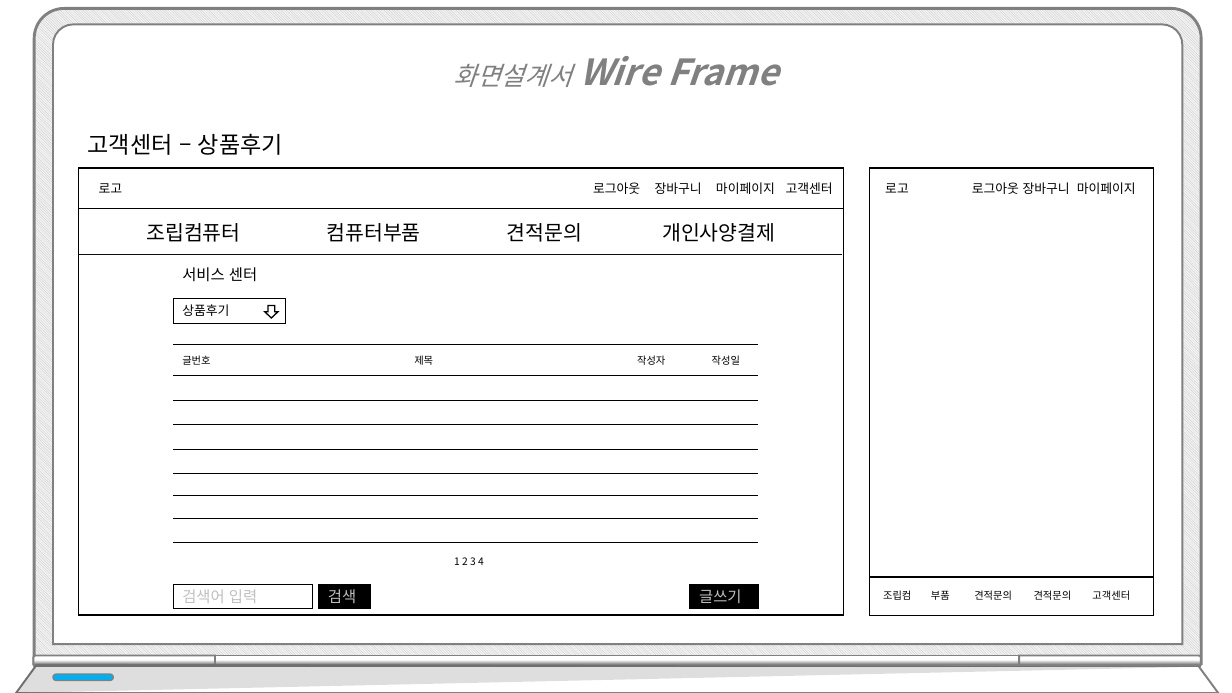
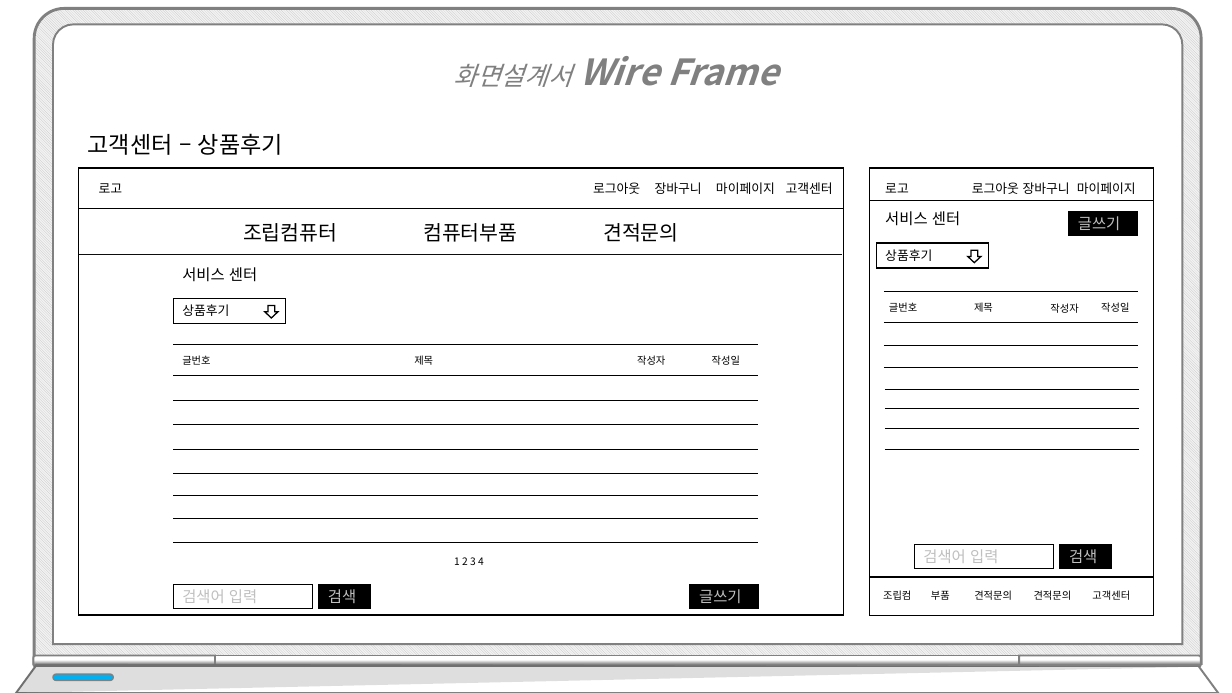
Before and after one commit to hhsw07/ezen-academy-projects, a slide deck: slide 15 of WebContent/khj/5차 컴퓨터판매.pptx. Drawn at 1232x693 pixels with LibreOffice and Linux fonts; fonts in the diff are those of the drawing. Boxes give left, top, right and bottom in pixels: in the first picture for what was removed or moved away, otherwise in the second. Text is boxed around its words. In the diff, an @@ line names an element or a change of style, - is before the commit and + after.

```diff
--- a/WebContent/khj/5차 컴퓨터판매.pptx
+++ b/WebContent/khj/5차 컴퓨터판매.pptx
@@ line added from (870, 201) to (1153, 201), #000000 0.5 pt @@
@@ text at <box>243,223,678,242</box>: text changed @@
-조립컴퓨터 컴퓨터부품 견적문의 개인사양결제
+조립컴퓨터 컴퓨터부품 견적문의
@@ text added at <box>885,211,960,226</box>, 12 pt, text #000000 @@
+서비스 센터
@@ rectangle added at <box>1069,212,1138,236</box>, fill #000000, outline #000000 1 pt, 12 pt, text #BFBFBF @@
+글쓰기
@@ rectangle added at <box>876,243,989,268</box>, fill #FFFFFF, outline #000000 1 pt, 10 pt, text #000000 @@
+상품후기
@@ down arrow added at <box>968,250,981,263</box>, fill #FFFFFF, outline #000000 1 pt @@
@@ line added from (884, 291) to (1138, 291), #000000 0.5 pt @@
@@ line added from (884, 323) to (1138, 323), #000000 0.5 pt @@
@@ text added at <box>889,302,917,312</box>, 8 pt, text #000000 @@
+글번호
@@ text added at <box>974,302,993,312</box>, 8 pt, text #000000 @@
+제목
@@ text added at <box>1050,303,1078,313</box>, 8 pt, text #000000 @@
+작성자
@@ text added at <box>1101,302,1129,312</box>, 8 pt, text #000000 @@
+작성일
@@ line added from (884, 346) to (1138, 346), #000000 0.5 pt @@
@@ line added from (884, 368) to (1138, 368), #000000 0.5 pt @@
@@ line added from (885, 389) to (1139, 389), #000000 0.5 pt @@
@@ line added from (885, 409) to (1139, 409), #000000 0.5 pt @@
@@ line added from (885, 429) to (1140, 429), #000000 0.5 pt @@
@@ line added from (885, 450) to (1139, 450), #000000 0.5 pt @@
@@ rectangle added at <box>914,545,1054,569</box>, fill #FFFFFF, outline #000000 1 pt, 12 pt, text #BFBFBF @@
+검색어 입력
@@ rectangle added at <box>1060,545,1112,569</box>, fill #000000, outline #000000 1 pt, 12 pt, text #BFBFBF @@
+검색
```
Also in this commit, not shown: 18 other slides changed, 1 other file.
